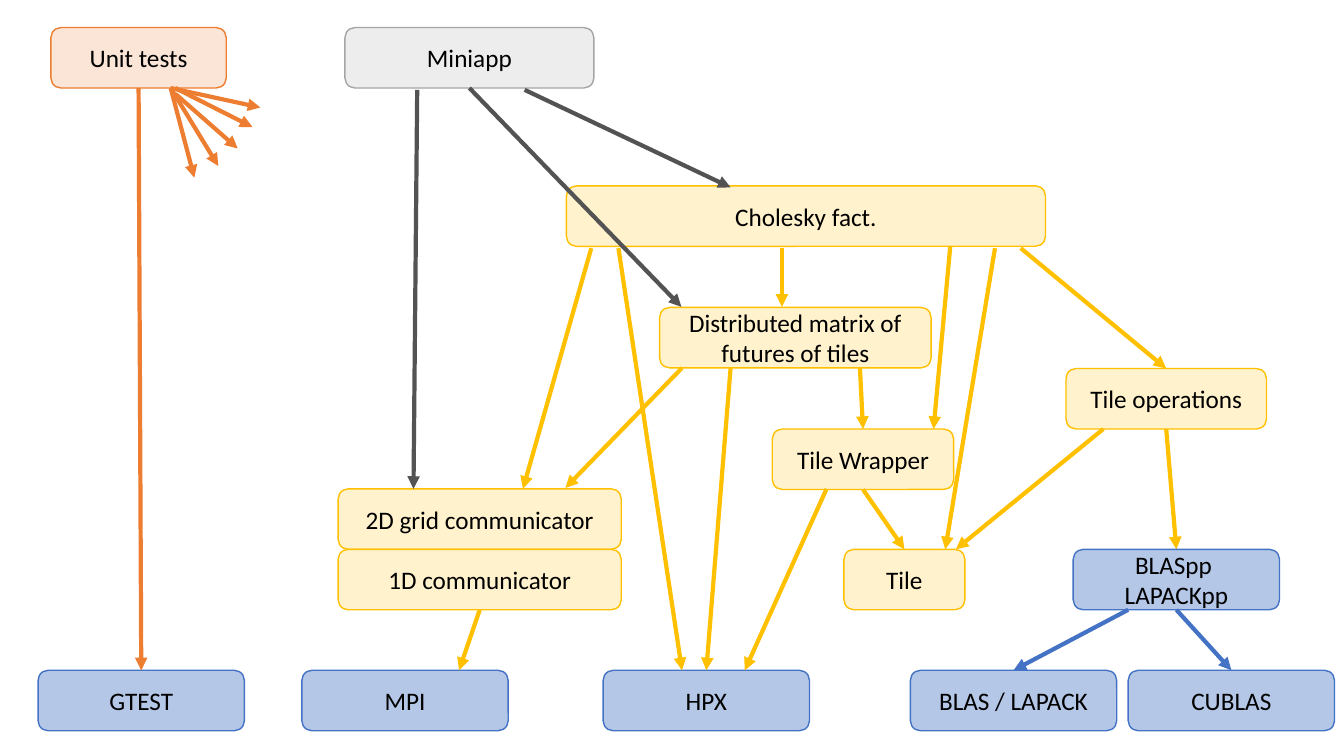
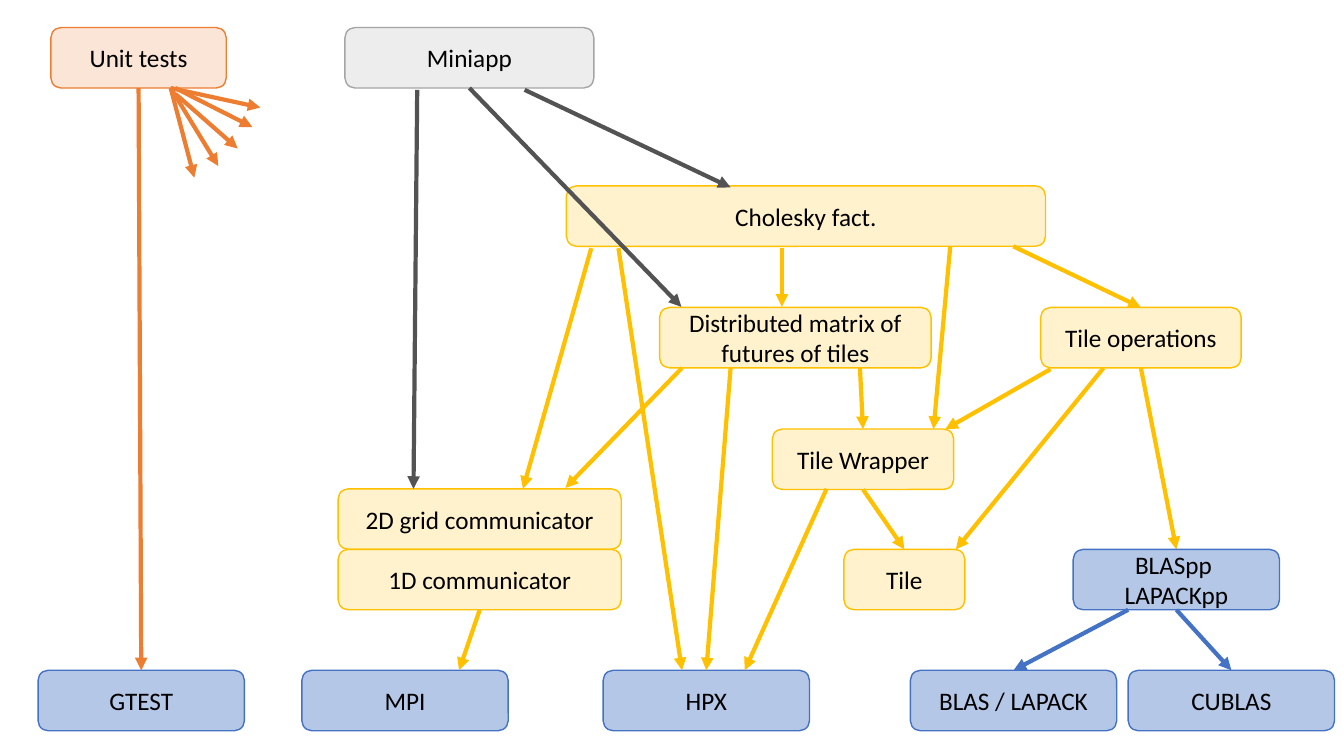
Before and after one commit to eth-cscs/DLA-Future, a slide deck: slide 2 of misc/code.pptx. Drawn at 1344x756 pixels with LibreOffice and Linux fonts; fonts in the diff are those of the drawing. Boxes give left, top, right and bottom in pixels: in the first picture for what was removed or moved away, otherwise in the second. Text is boxed around its words. In the diff, an @@ line names an element or a change of style, - is before the commit and + after.

```diff
--- a/misc/code.pptx
+++ b/misc/code.pptx
@@ arrow moved from (1021, 248) - (1167, 369) to (1013, 246) - (1141, 308) @@
@@ rounded rectangle "Tile operations": place and size @@
-rounded rectangle "Tile operations" at [1067,369,1267,430]
+rounded rectangle "Tile operations" at [1041,308,1241,368]
@@ arrow moved from (995, 248) - (946, 549) to (1051, 369) - (946, 430) @@
@@ arrow moved from (1104, 430) - (956, 549) to (1104, 368) - (956, 549) @@
@@ arrow moved from (1167, 430) - (1177, 549) to (1141, 368) - (1177, 549) @@
```
Also in this commit, not shown: 1 other slide changed, 5 slides added, 3 other files.
